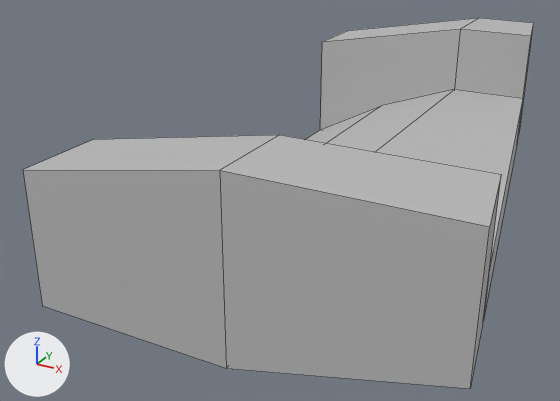
The FBX model Assets/Graphical Assets/Models/Environment/mod_env_bridge01_broken_piece01.fbx: old version first, new version second.
Before and after are seen from a 50 mm lens placed at (-14.07, 20.22, 8.4), pointed at (-22.59, 35.71, 0.66). The axes (+X, +Y, +Z) are drawn at lower left. The lights are the same throughout. Mesh edges are drawn as thin lines. Where no turn or scale is listed for an object, it has been applied to the vertices. Vertices at the same position are counted once.

The scene before the commit, as lines of its bpy script (objects in view):
```python
me_mesh = bpy.data.meshes.new('Mesh')
me_mesh.from_pydata(...)  # 31 vertices, 22 faces; spans x -4.42..4.42, y -7.5..7.5, z -1.92..1.92
# faces by material slot: [4, 18]
me_mesh.materials.append(mat_lambert3)  # grey #bcbcbc
me_mesh.materials.append(mat_lambert1)  # grey #bcbcbc
ob_mod_env_bridge01_broken_piece01 = bpy.data.objects.new('mod_env_bridge01_broken_piece01', me_mesh)
ob_mod_env_bridge01_broken_piece01.location = (-20.58, 37.45, 1.92)
```
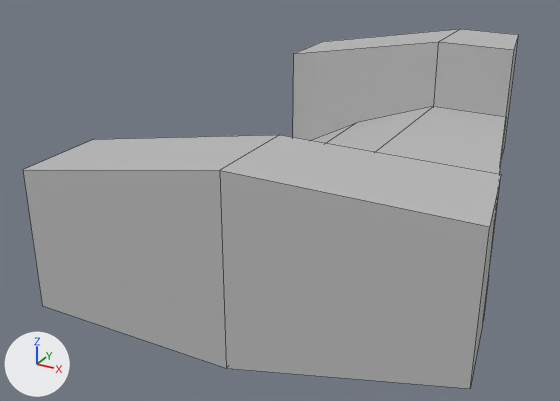
The newer file is also turned or shifted as a whole; pictures and numbers use the older file's frame.

Changed parts and their boxes [x1, y1, x2, y2] in the pictures (560 x 401 px; the box of a moved part takes in the faces that stretch with it):
'mod_env_bridge01_broken_piece01', reshaped: before [23, 18, 534, 389]; after [23, 29, 518, 389]
part 1 of me_mesh, moved or reshaped: before [306, 18, 534, 320]; after [293, 29, 518, 174]

Edits to the bpy script that builds the scene:
```text
Change me_mesh:
    where me_mesh.from_pydata(...)  # 31 vertices, 22 faces; spans x -4.42..4.42, y -7.5..7.5, z -1.92..1.92
    used by ob_mod_env_bridge01_broken_piece01; location = (-20.58, 37.45, 1.92)
    me_mesh part 1: all 15 vertices in x -4.42..2.13, y 5.5..7.5, z -1.92..1.92 are moved by (0.0, -2.0, 0.0)
```
